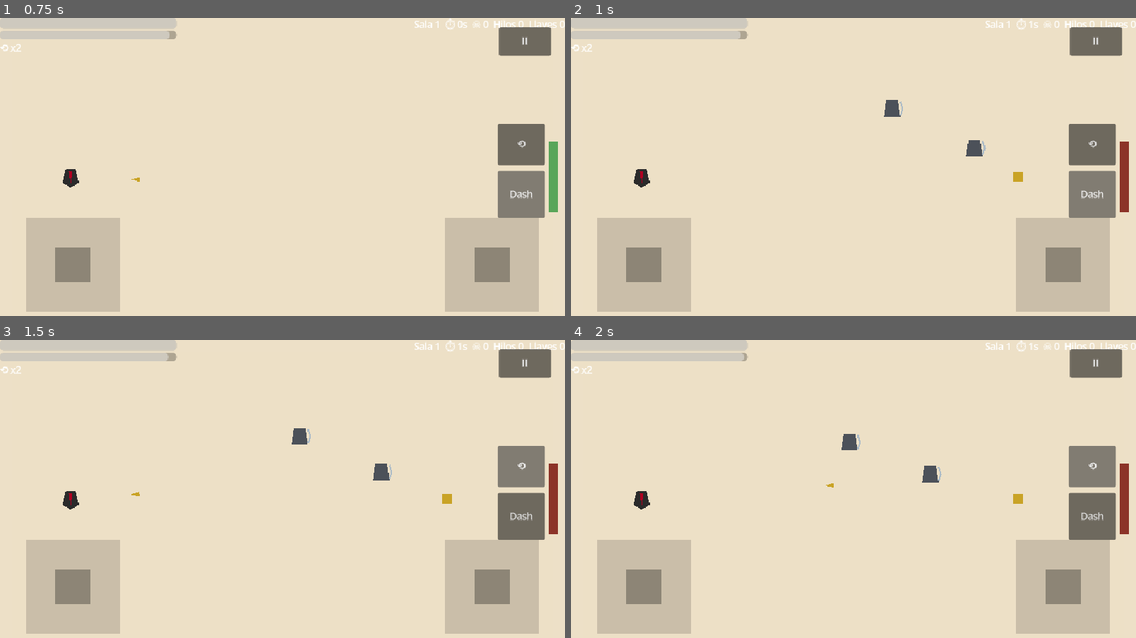
Above: before the commit, frames 1-4 (two rows, left to right).
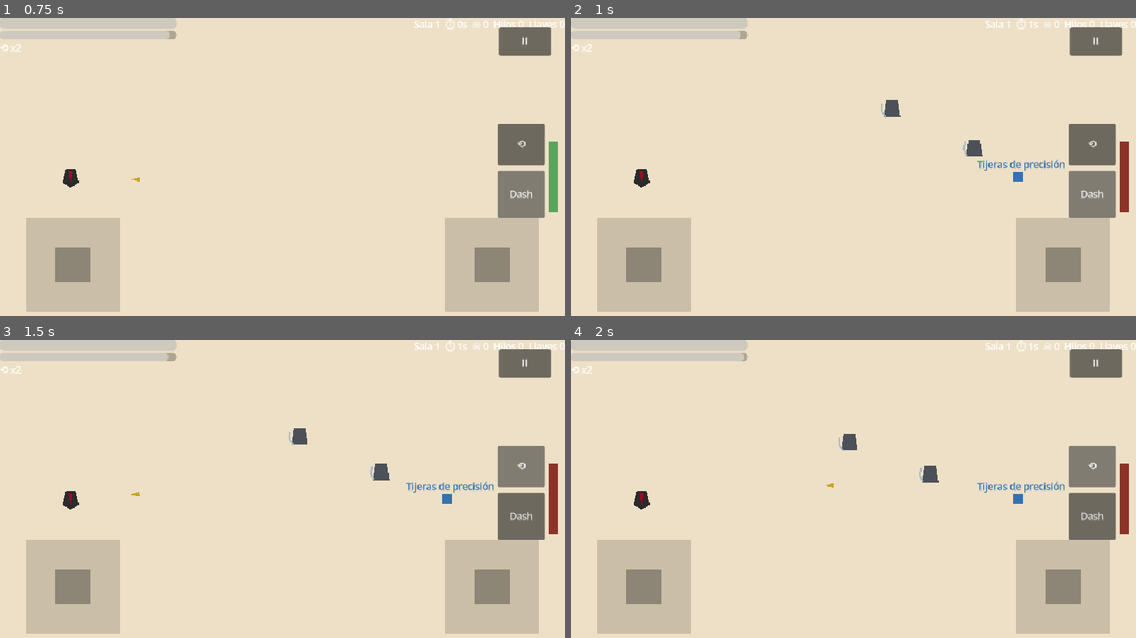
Above: after the commit, the same moments.

Repository: alex0593/Cuerda_y_Tijeras
Game: Godot game, scene res://gameplay/main/game.tscn
Same seed, same stepped clock (60 frames per second), same inputs: the game is played once before the commit and once after it.
Inputs:
- Up to frame 1 (0.75 s): click "Dash" at 0.5 s
- Up to frame 2 (1 s): no input
- Up to frame 3 (1.5 s): click "⟲" at 1.25 s
- Up to frame 4 (2 s): no input

Frame 1 is identical in both runs. In frame 2, 0.3% of the frame differs, in the area x 54-88%, y 27-55%; in frame 3, 0.3%; in frame 4, 0.3%.

Commit message:
H1: make room rewards readable and workshop useful

Diff:
--- a/gameplay/enemies/base_enemy.gd
+++ b/gameplay/enemies/base_enemy.gd
@@ -62,9 +62,9 @@
 	var roll := _drop_rng.randf()
 	if roll < 0.25:
 		var pk := preload("res://gameplay/pickups/pickup.tscn").instantiate()
+		pk.kind = "thread" if roll < 0.15 else "key"
 		get_parent().add_child(pk)
 		pk.global_position = global_position
-		pk.kind = "thread" if roll < 0.15 else "key"
 
 func _try_touch_player() -> void:
 	var p := get_tree().get_first_node_in_group("player") as Node2D
--- a/gameplay/enemies/tin_soldier.gd
+++ b/gameplay/enemies/tin_soldier.gd
@@ -41,6 +41,7 @@
 		"chase":
 			telegraph.visible = false
 			_facing = to.normalized()
+			shield_visual.rotation = _facing.angle()
 			velocity = _facing * move_speed
 			if to.length() < 180.0 and _timer <= 0.0:
 				_state = "telegraph"
@@ -50,6 +51,7 @@
 			telegraph.visible = true
 			_facing = to.normalized()
 			telegraph.rotation = _facing.angle()
+			shield_visual.rotation = _facing.angle()
 			velocity = Vector2.ZERO
 			modulate = Color(1, 0.85, 0.3)
 			if _timer <= 0.0:
@@ -58,6 +60,7 @@
 		"charge":
 			telegraph.visible = false
 			_facing = to.normalized()
+			shield_visual.rotation = _facing.angle()
 			velocity = _facing * 260.0
 			if _timer <= 0.0:
 				_state = "chase"
--- a/gameplay/main/game.gd
+++ b/gameplay/main/game.gd
@@ -51,15 +51,17 @@
 	elif String(data.get("reward", "")) == "risk_chest":
 		_drop_reward(Vector2(760, 200), "item:spring_jumper")
 		_drop_reward(Vector2(760, 340), "item:iron_magnet")
+	elif String(data.get("reward", "")) == "workshop":
+		_drop_reward(Vector2(600, 270), "item:repair_coil")
 	# Las salas sin enemigos se completan después de añadir sus recompensas.
 	if (data.get("enemies", []) as Array).is_empty():
 		room.call("_mark_cleared")
 
 func _drop_reward(pos: Vector2, kind: String) -> void:
 	var pk := preload("res://gameplay/pickups/pickup.tscn").instantiate()
+	pk.kind = kind
 	current_room.add_child(pk)
 	pk.global_position = pos
-	pk.kind = kind
 
 func _on_room_cleared() -> void:
 	if not GameState.is_running or _transitioning:
--- a/gameplay/pickups/pickup.gd
+++ b/gameplay/pickups/pickup.gd
@@ -6,6 +6,30 @@
 func _ready() -> void:
 	add_to_group("pickup")
 	body_entered.connect(_on_body)
+	var label := Label.new()
+	label.text = _display_name()
+	label.position = Vector2(-70, -34)
+	label.size = Vector2(140, 28)
+	label.horizontal_alignment = HORIZONTAL_ALIGNMENT_CENTER
+	label.vertical_alignment = VERTICAL_ALIGNMENT_CENTER
+	label.z_index = 2
+	label.add_theme_color_override("font_color", _display_color())
+	add_child(label)
+	var visual := get_node("Vis") as Polygon2D
+	visual.color = _display_color()
+
+func _display_name() -> String:
+	if kind.begins_with("item:"):
+		var item_id := kind.trim_prefix("item:")
+		return String(SynergyDB.get_item(item_id).get("name", item_id))
+	return "Hilo" if kind == "thread" else "Llave"
+
+func _display_color() -> Color:
+	if kind == "thread":
+		return Color(0.78, 0.20, 0.25)
+	if kind == "key":
+		return Color(0.85, 0.65, 0.18)
+	return Color(0.20, 0.45, 0.70)
 
 func _physics_process(delta: float) -> void:
 	# Imán atrae recursos (doc 05).
